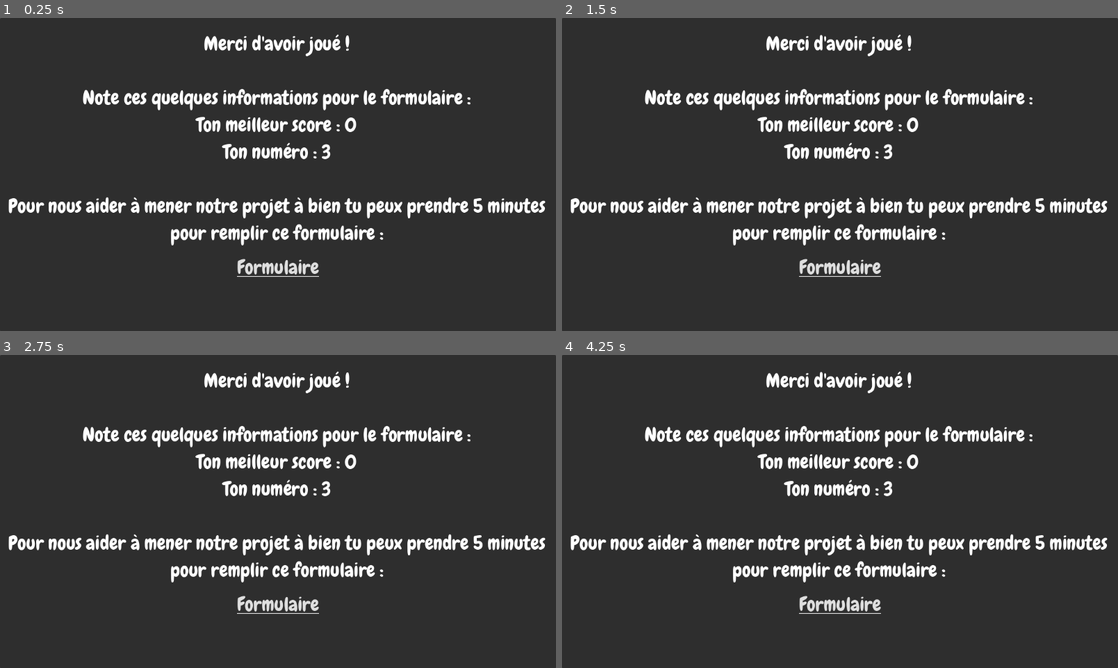
Above: before the commit, frames 1-4 (two rows, left to right).
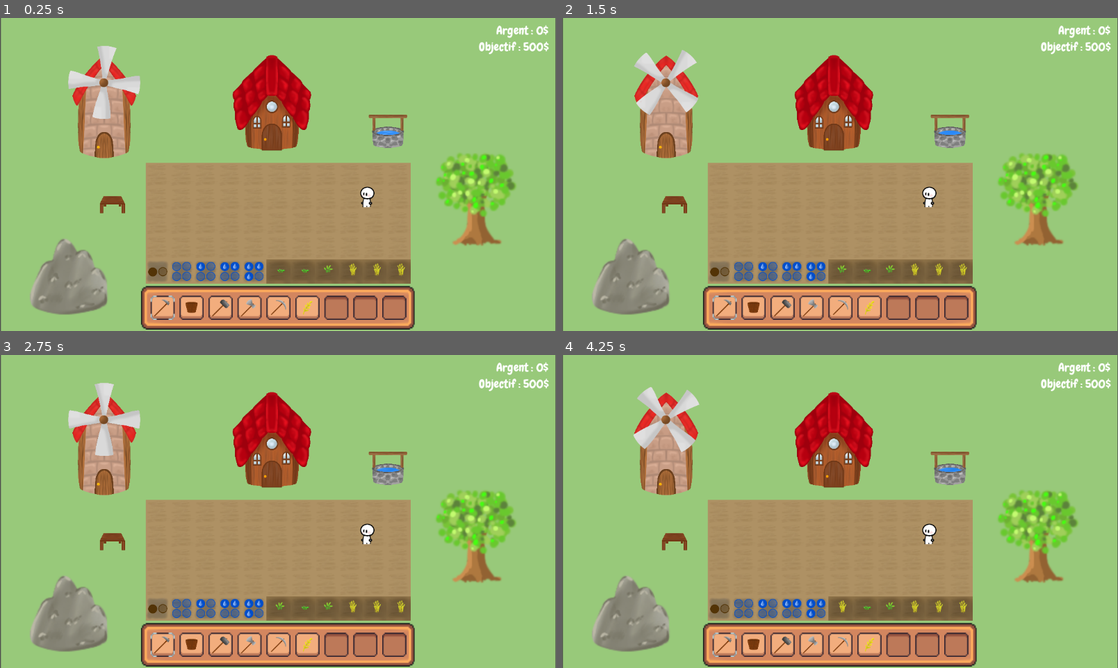
Above: after the commit, the same moments.

Repository: LaClimSx/Back-to-the-roots
Game: Godot game, scene res://Scenes/world.tscn
Same seed, same stepped clock (60 frames per second), same inputs: the game is played once before the commit and once after it. Before the commit the project starts from res://Scenes/scène_de_fin.tscn.
Inputs (mouse positions are in pixels of both pictures, inside the frame that each line leads up to):
- Up to frame 1 (0.25 s): no input
- Up to frame 2 (1.5 s): click (723, 309) at 0.52 s; click (751, 309) at 1.27 s
- Up to frame 3 (2.75 s): click (222, 646) at 2.02 s
- Up to frame 4 (4.25 s): click (812, 646) at 2.77 s; click (840, 646) at 3.52 s

The runs differ from the first frame. In frame 1, 100% of the frame differs, in the area x 0-100%, y 0-100%; in frame 2, 100%; in frame 3, 100%; in frame 4, 100%.

Commit message:
Update project.godot

Diff:
--- a/project.godot
+++ b/project.godot
@@ -11,7 +11,7 @@
 [application]
 
 config/name="Back to the Roots"
-run/main_scene="res://Scenes/scène_de_fin.tscn"
+run/main_scene="res://Scenes/world.tscn"
 config/features=PackedStringArray("4.3", "GL Compatibility")
 config/icon="res://Assets/Player/icon.svg"
 
